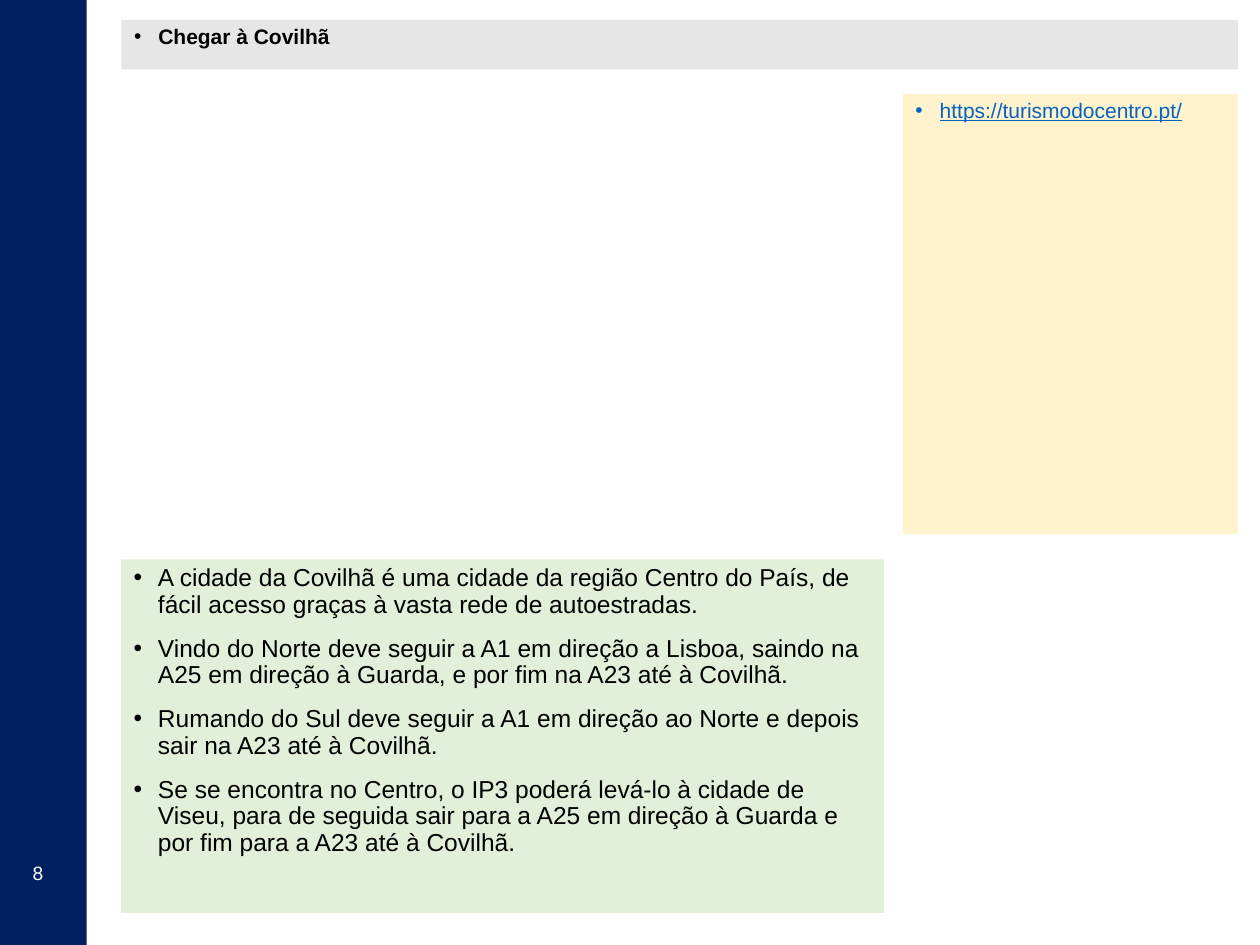
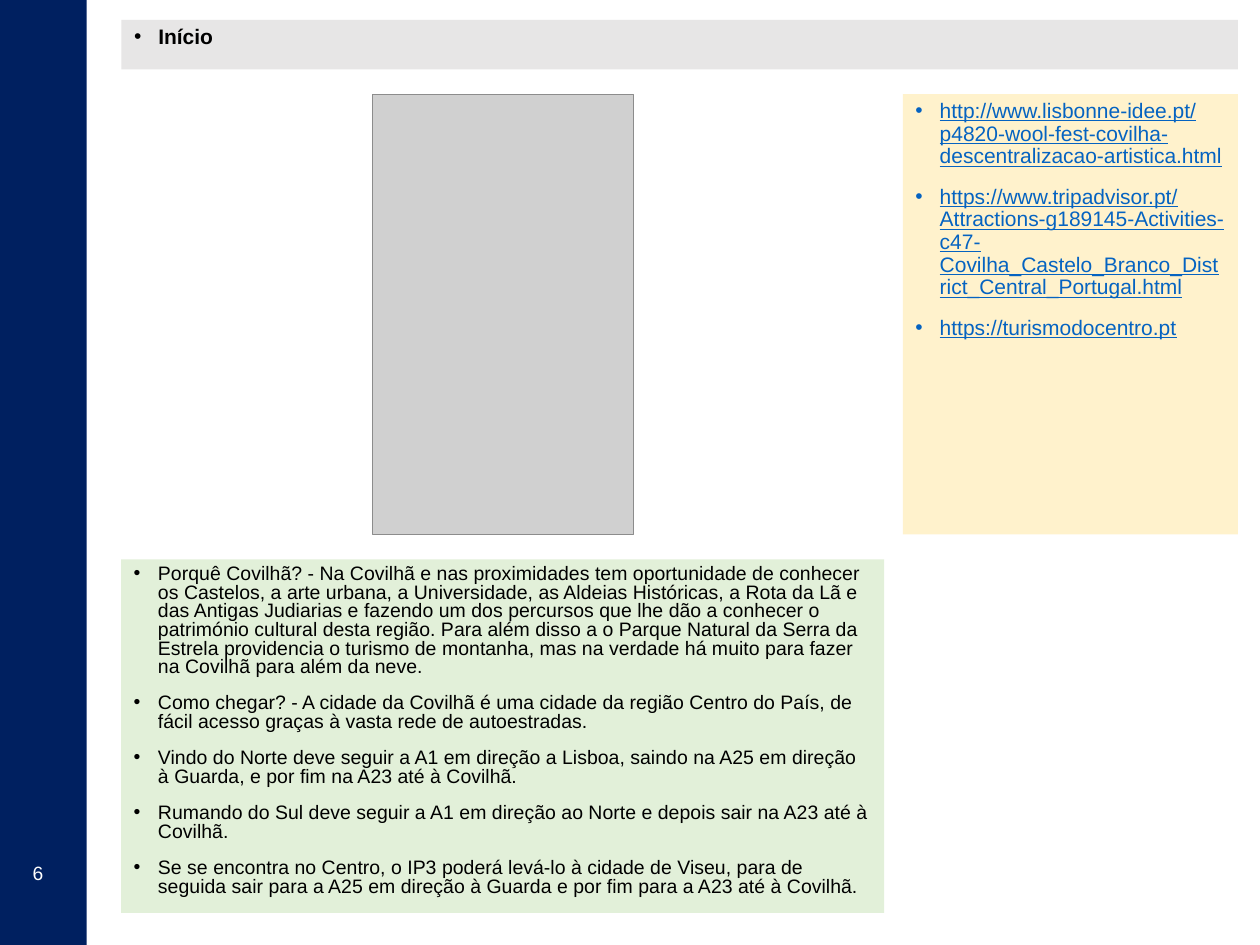
Before and after one commit to Gabulhas/CompWeb, a slide deck: slide 6 of UBI_CompWeb_2018_templates.pptx (slide 8 before the commit). Drawn at 1260x945 pixels with LibreOffice and Linux fonts; fonts in the diff are those of the drawing; grey boxes stand for pictures; background and template pictures are left out. Boxes give left, top, right and bottom in pixels: in the first picture for what was removed or moved away, otherwise in the second. Text is boxed around its words. In the diff, an @@ line names an element or a change of style, - is before the commit and + after.

Commit message:
Procura os textos no powerpoint no storyboard "início"

```diff
--- a/UBI_CompWeb_2018_templates.pptx
+++ b/UBI_CompWeb_2018_templates.pptx
@@ text at box(158, 28, 213, 45): text changed @@
-• Chegar à Covilhã
+• Início
@@ picture added at box(373, 94, 634, 534) @@
@@ text at box(940, 102, 1224, 339): text changed @@
-• https://turismodocentro.pt/
+• http://www.lisbonne-idee.pt/p4820-wool-fest-covilha-descentralizacao-artistica.html
+• https://www.tripadvisor.pt/Attractions-g189145-Activities-c47-Covilha_Castelo_Branco_District_Central_Portugal.html
+• https://turismodocentro.pt
@@ text at box(158, 566, 859, 732): text changed; size 14 to 11.1 pt @@
-• A cidade da Covilhã é uma cidade da região Centro do País, de fácil acesso graças à vasta rede de autoestradas.
+• Porquê Covilhã? - Na Covilhã e nas proximidades tem oportunidade de conhecer os Castelos, a arte urbana, a Universidade, as Aldeias Históricas, a Rota da Lã e das Antigas Judiarias e fazendo um dos percursos que lhe dão a conhecer o património cultural desta região. Para além disso a o Parque Natural da Serra da Estrela providencia o turismo de montanha, mas na verdade há muito para fazer na Covilhã para além da neve.
+• Como chegar? - A cidade da Covilhã é uma cidade da região Centro do País, de fácil acesso graças à vasta rede de autoestradas.
@@ text at box(158, 750, 867, 897): size 14 to 11.1 pt in "Vindo do Norte deve seguir a A1 ...", "Rumando do Sul deve seguir a A1 ...", "Se se encontra no Centro, o IP3 ..."; line spacing 0.9 to 0.8 @@
@@ page number at box(33, 866, 44, 880): text changed @@
-8
+6
```
Also in this commit, not shown: 8 other slides changed, 3 slides added, 3 slides removed.
